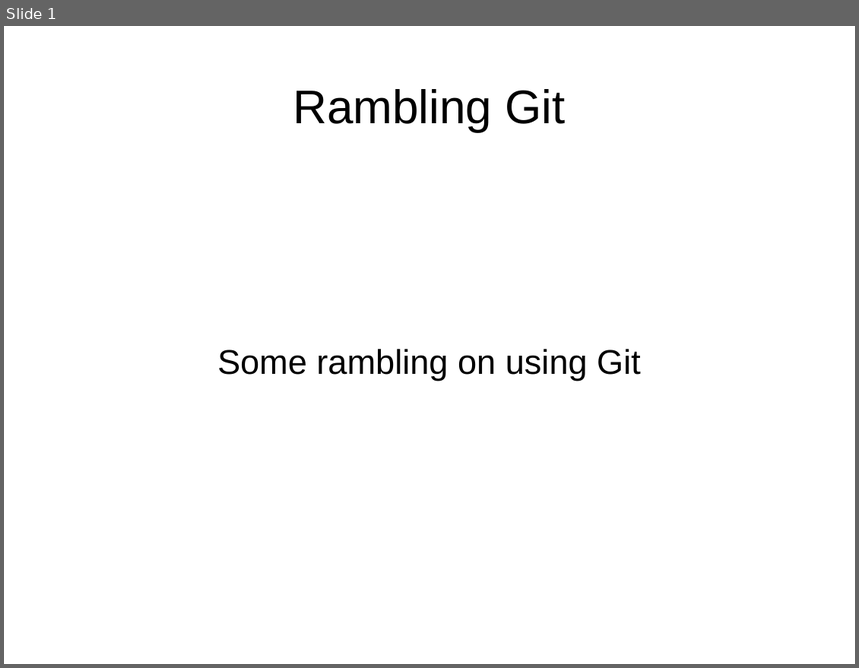
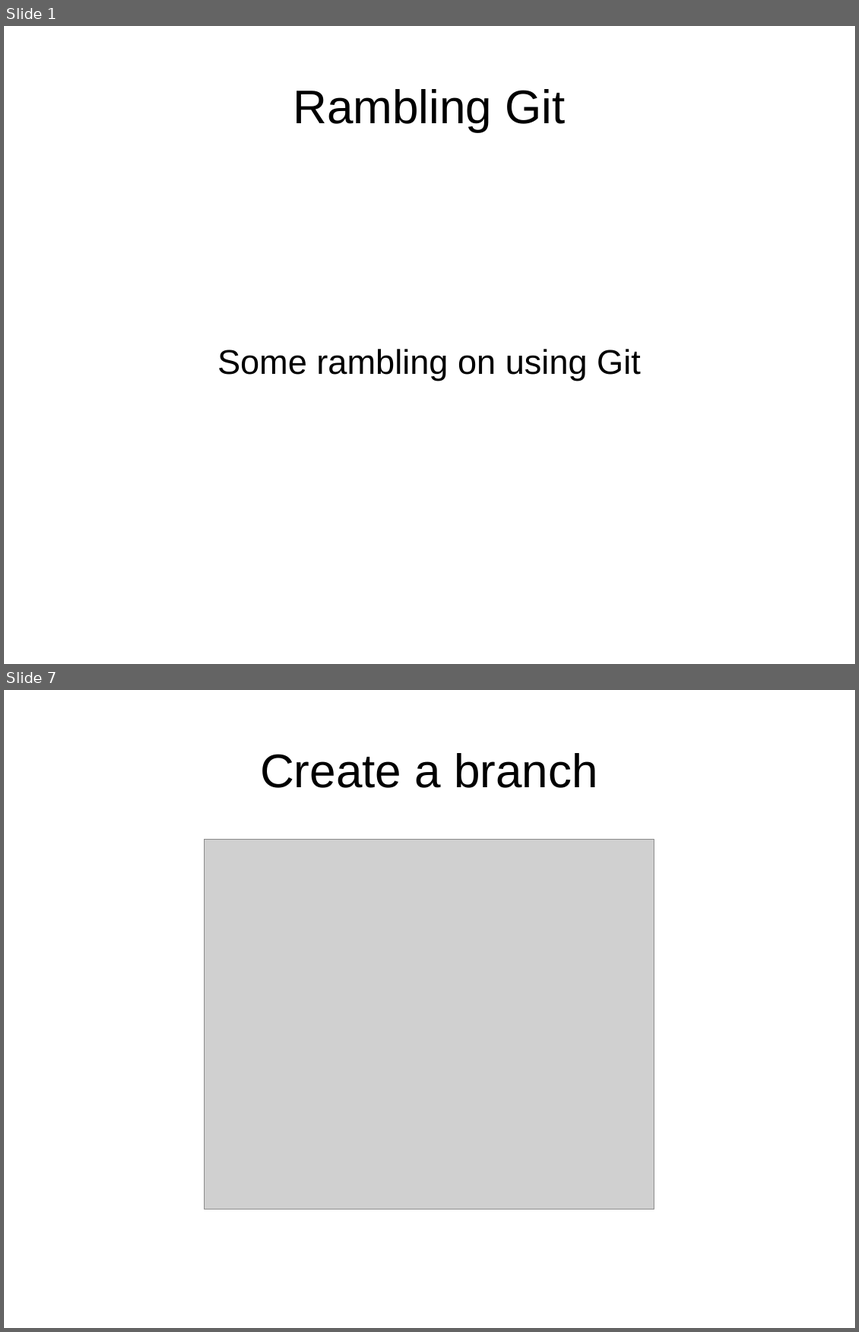
Before and after one commit to warkrug/rambling_git, a slide deck: presentation/ramblings.odp. Shown one above the other, each under a label of ours: slide 1 before the commit, slides 1 and 7 after it; the slides between them are not shown. The pictures are 859x668 and 859x1332 pixels, drawn with LibreOffice and Linux fonts; fonts in the diff are those of the drawing; grey boxes stand for pictures. Boxes give left, top, right and bottom in pixels: in the first picture for what was removed or moved away, otherwise in the second. Text is boxed around its words. In the diff, an @@ line names an element or a change of style, - is before the commit and + after.

```diff
--- a/presentation/ramblings.odp
+++ b/presentation/ramblings.odp
@@ slide 7 added at (4, 690, 855, 1328), background #FFFFFF @@
@@ title added at (260, 753, 598, 788), 44 pt, text #000000 @@
+Create a branch
@@ picture added at (205, 839, 655, 1209) @@
```
Also in this commit, not shown: 11 other slides added, 6 other files.
